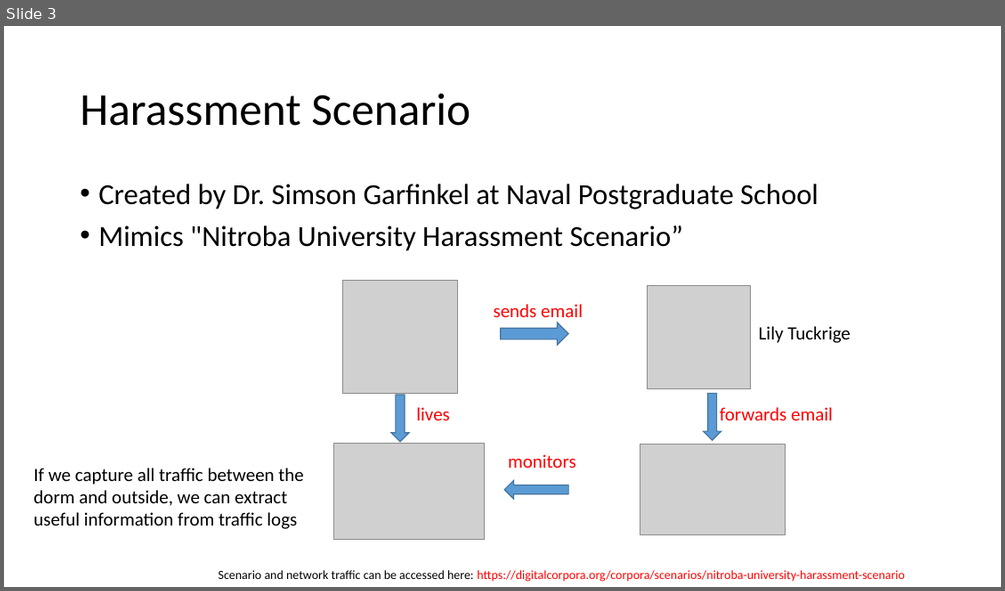
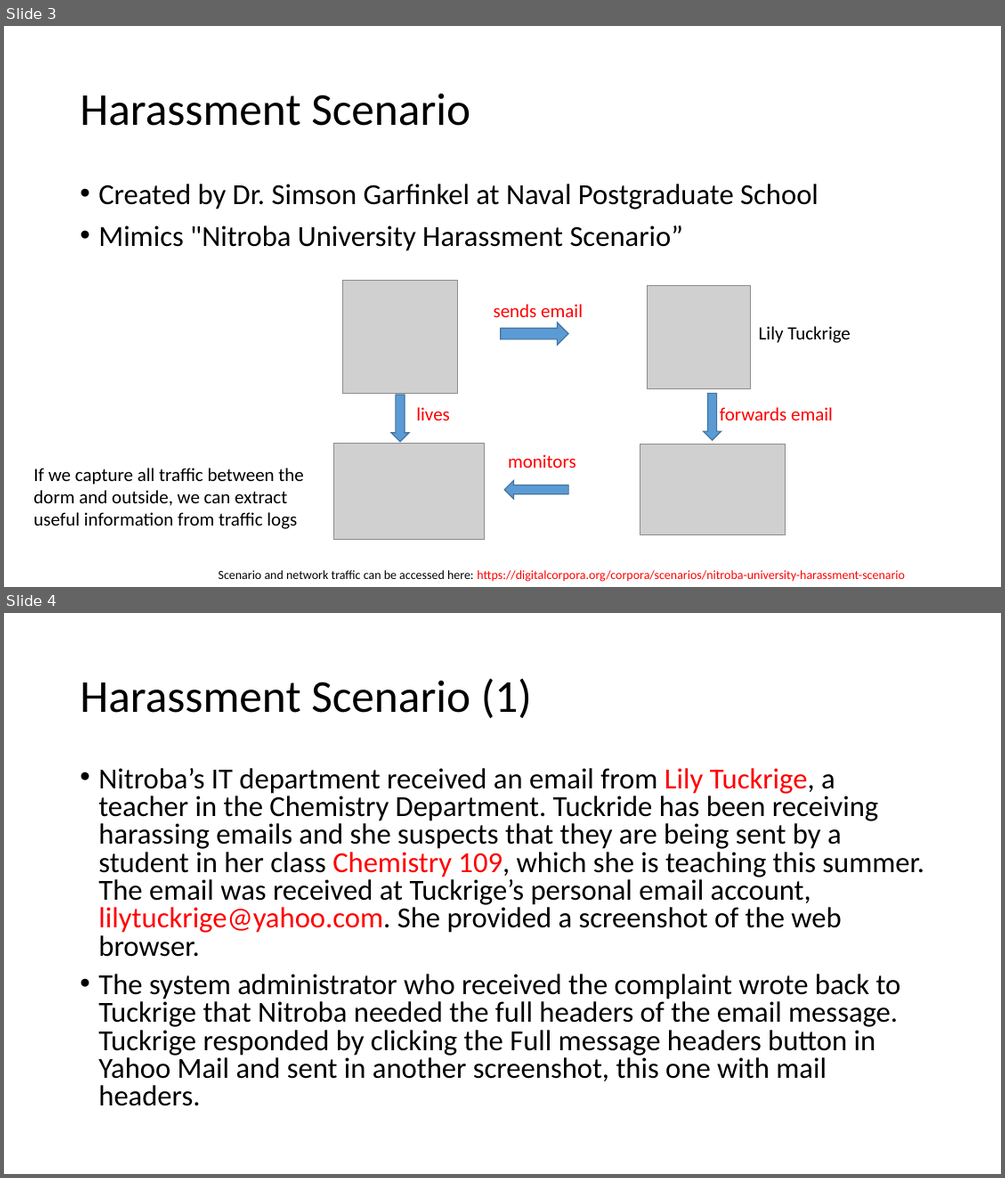
Before and after one commit to frankwxu/digital-forensics-lab, a slide deck: Email_Harassment/0_Investigate_Harassment_Email_Wireshark.pptx. Shown one above the other, each under a label of ours: slide 3 before the commit, slides 3 and 4 after it. The pictures are 1005x591 and 1005x1178 pixels, drawn with LibreOffice and Linux fonts; fonts in the diff are those of the drawing; grey boxes stand for pictures; background and template pictures are left out. Boxes give left, top, right and bottom in pixels: in the first picture for what was removed or moved away, otherwise in the second. Text is boxed around its words. In the diff, an @@ line names an element or a change of style, - is before the commit and + after.

Commit message:
Improved Email Harassment with tshark investigation

```diff
--- a/Email_Harassment/0_Investigate_Harassment_Email_Wireshark.pptx
+++ b/Email_Harassment/0_Investigate_Harassment_Email_Wireshark.pptx
@@ slide 4 added at <box>4,613,1001,1174</box>, background #FFFFFF @@
@@ title added at <box>80,678,532,718</box>, 44 pt, text #000000 @@
+Harassment Scenario (1)
@@ text added at <box>98,768,924,1106</box>, 28 pt, text #000000 @@
+• Nitroba’s IT department received an email from Lily Tuckrige, a teacher in the Chemistry Department. Tuckride has been receiving harassing emails and she suspects that they are being sent by a student in her class Chemistry 109, which she is teaching this summer. The email was received at Tuckrige’s personal email account, lilytuckrige@yahoo.com. She provided a screenshot of the web browser.
+• The system administrator who received the complaint wrote back to Tuckrige that Nitroba needed the full headers of the email message. Tuckrige responded by clicking the Full message headers button in Yahoo Mail and sent in another screenshot, this one with mail headers.
```
Also in this commit, not shown: 3 slides changed, 2 other slides added.
